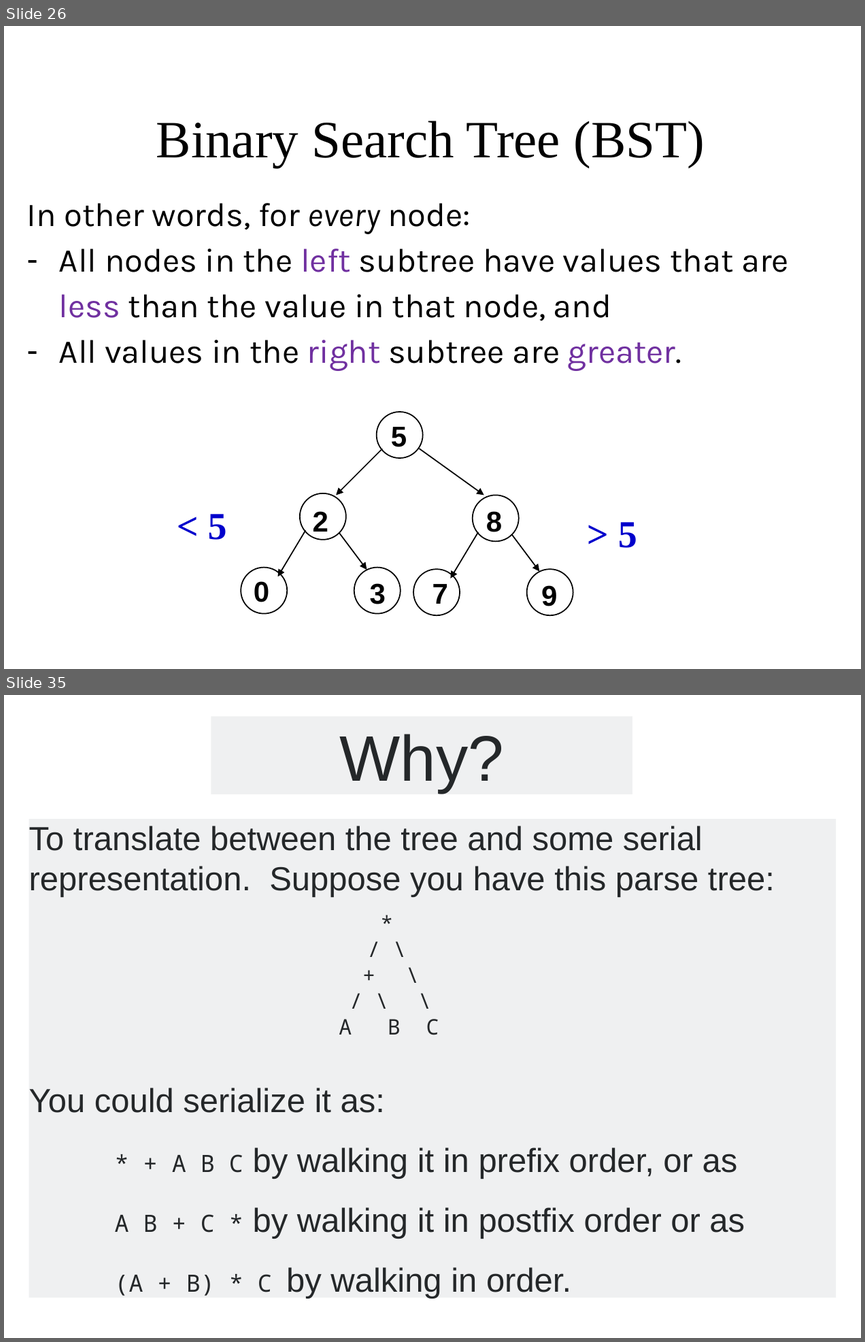
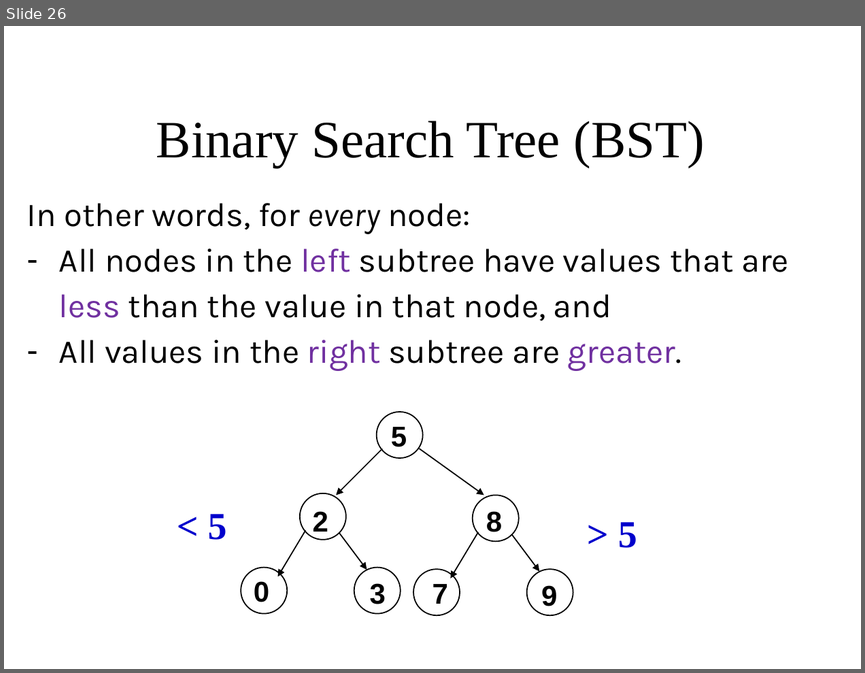
Before and after one commit to Cy-FairCS/cs3, a slide deck: u08a_bTrees/notes/_a - Classifying binary trees and Tree Traversal.pptx. Shown one above the other, each under a label of ours: slides 26 and 35 before the commit, slide 26 after it; the slides between them are not shown. The pictures are 865x1342 and 865x673 pixels, drawn with LibreOffice and Linux fonts; fonts in the diff are those of the drawing. Boxes give left, top, right and bottom in pixels: in the first picture for what was removed or moved away, otherwise in the second. Text is boxed around its words. In the diff, an @@ line names an element or a change of style, - is before the commit and + after.

```diff
--- a/u08a_bTrees/notes/_a - Classifying binary trees and Tree Traversal.pptx
+++ b/u08a_bTrees/notes/_a - Classifying binary trees and Tree Traversal.pptx
@@ slide 35 removed at (x1=4, y1=695, x2=861, y2=1338), background #FFFFFF @@
@@ rectangle removed at (x1=211, y1=717, x2=633, y2=794) @@
-Why?
@@ rectangle removed at (x1=29, y1=818, x2=836, y2=1297) @@
-To translate between the tree and some serial representation. Suppose you have this parse tree:
-*
-/ \
-+ \
-/ \ \
-A B C
-You could serialize it as:
-* + A B C by walking it in prefix order, or as
-A B + C * by walking it in postfix order or as
-(A + B) * C by walking in order.
```
Also in this commit, not shown: 3 slides changed, 16 slides added, 11 other slides removed, 1 other file.
